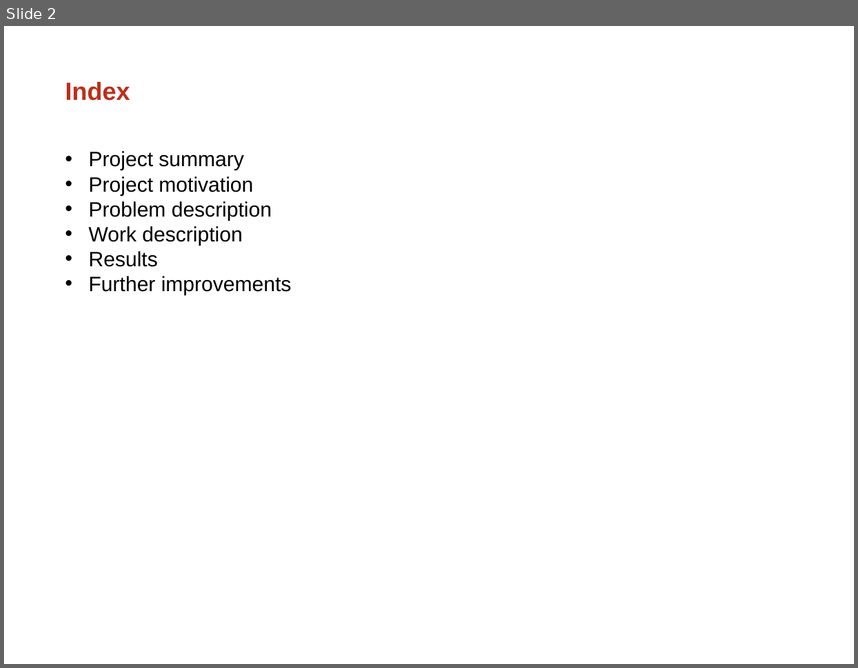
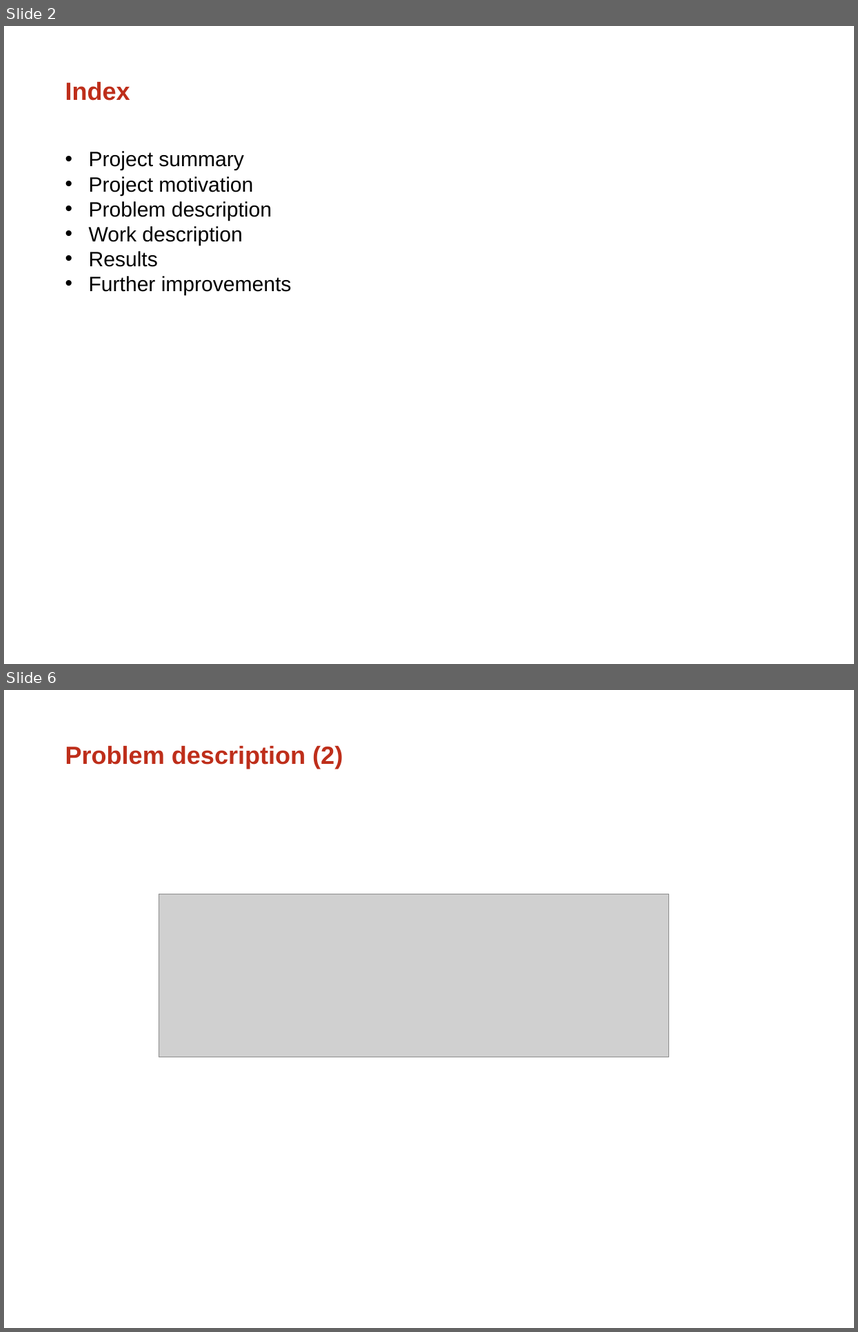
Before and after one commit to GSamuel/Robotica-2014-2015-Pacman, a slide deck: Overige/presentation pacman.ppt. Shown one above the other, each under a label of ours: slide 2 before the commit, slides 2 and 6 after it; the slides between them are not shown. The pictures are 858x668 and 858x1332 pixels, drawn with LibreOffice and Linux fonts; fonts in the diff are those of the drawing; grey boxes stand for pictures; background and template pictures are left out. Boxes give left, top, right and bottom in pixels: in the first picture for what was removed or moved away, otherwise in the second. Text is boxed around its words. In the diff, an @@ line names an element or a change of style, - is before the commit and + after.

```diff
--- a/Overige/presentation pacman.ppt
+++ b/Overige/presentation pacman.ppt
@@ slide 6 added at box(4, 690, 854, 1328), background picture (left out) @@
@@ title added at box(65, 746, 343, 769), 30 pt, text #BE2E1A, bold @@
+Problem description (2)
@@ picture added at box(159, 894, 668, 1056) @@
```
Also in this commit, not shown: 6 other slides added.
